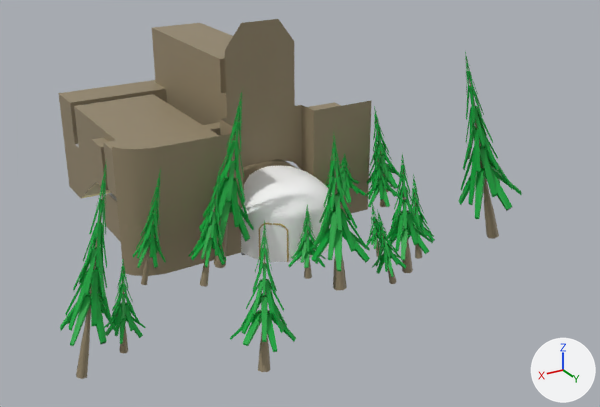
What one commit did to the FBX model DGM Environment/Assets/FloorV4.fbx.
Camera for both pictures: a 50 mm camera at (17.8, 39.5, 16.4) aimed at (-1.5, 7.3, 0.3). Every picture has the same lights, and +X, +Y and +Z are marked at lower right. Where no turn or scale is listed for an object, it has been applied to the vertices.

Names of what the first picture shows: 'Glass', 'Leaves.002', 'Leaves.003', 'Leaves.004', 'Leaves.005', 'Leaves.006', 'Leaves.007', 'Leaves.009', 'Leaves.013', 'Leaves.014', 'Main', 'Outside_Wall', 'Shell'.
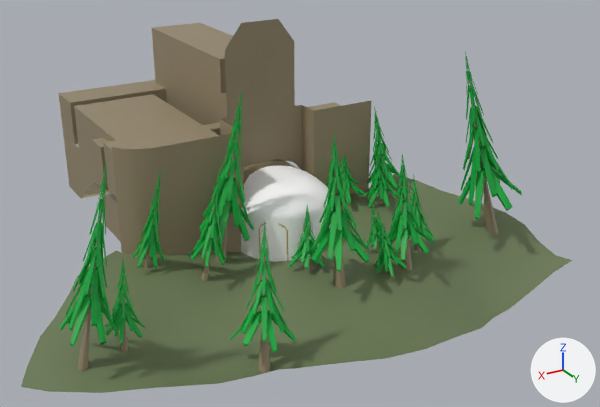
Where the newer file only moved an object's origin or applied its transform, the numbers keep the older frame.

Pixel boxes [x1, y1, x2, y2] of what changed, in the pictures (600 x 407 px):
'Outside_Ground', shown (green): after [21, 174, 572, 393]
'Shell', no longer drawn: before [243, 159, 298, 183]

The edits, one by one:
Object 'Shell' (ob_shell) moves from (-8.832, -10.31, -697.2) to (0.0, 0.0, 0.0).
Object 'Shell' (ob_shell) turns from (0, 0, 0) to (90, 0, 0) degrees about x, y and z.
Object 'Shell' (ob_shell) is rescaled from (1.0, 1.0, 1.0) to (0.01, 0.01, 0.01).
Object 'Outside_Ground' (ob_outside_ground) is now shown.
